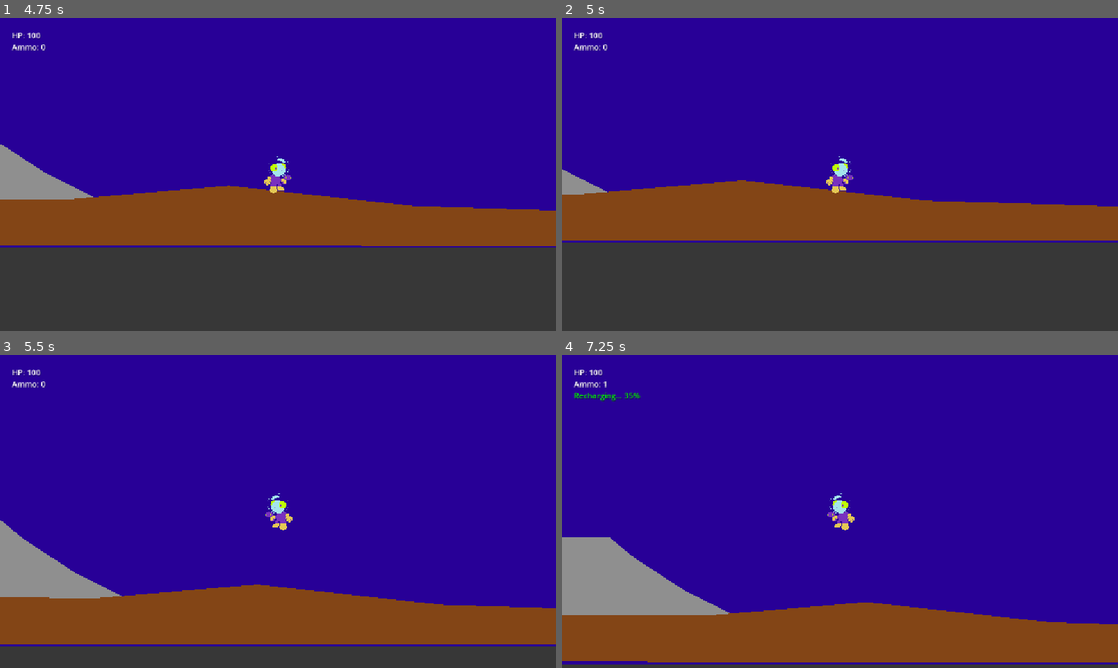
Above: before the commit, frames 1-4 (two rows, left to right).
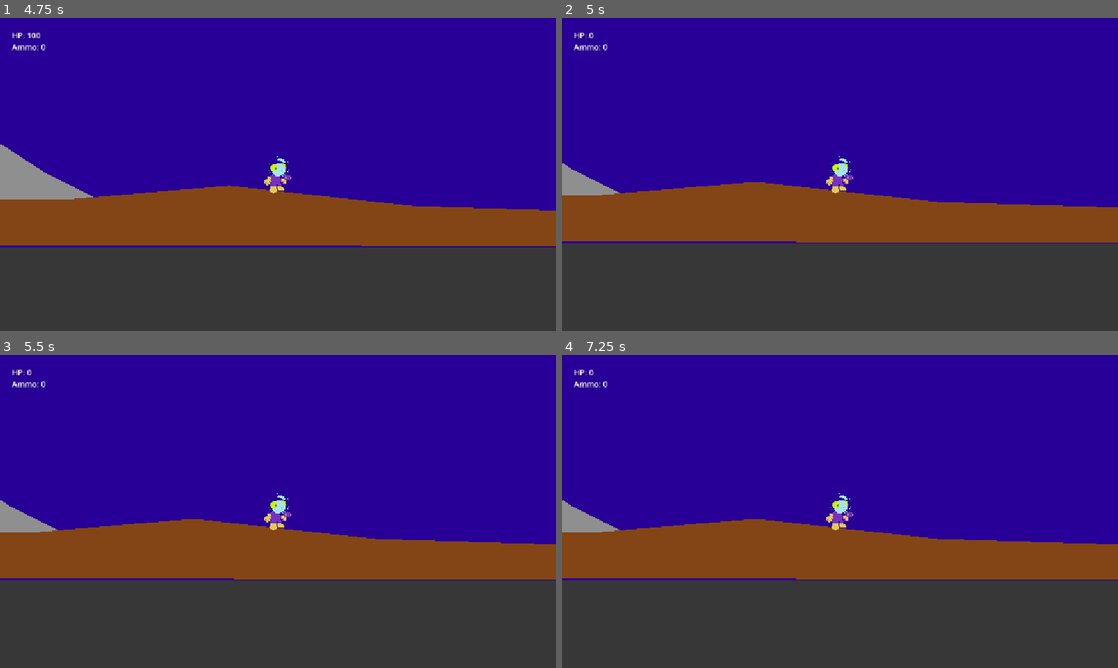
Above: after the commit, the same moments.

Repository: kv-mod3/FightClub-SpacePirates
Game: Godot game, scene res://levels/title_menu.tscn
Two runs of this game, one before a commit and one after it. Both use one fixed random seed, a clock stepped at 60 frames per second and the inputs below.
Inputs:
- Up to frame 1 (4.75 s): click "Start Game" at 0.5 s; tap Enter (shoot) at 1.25, 1.35, 2.1, 2.85, 3.6, 4.35 s; hold D (right) 1.28-2.78 s; tap Space (jump) at 1.52, 2.27, 3.77, 4.52 s; hold A (left) 2.78-3.53 s; hold D (right) from 3.53 s (still down)
- Up to frame 2 (5 s): keep holding D (right); tap K (debug, bound only after the commit) at 4.9 s
- Up to frame 3 (5.5 s): release D (right) at 5.03 s; hold A (left) from 5.03 s (still down); tap Enter (shoot) at 5.1 s; tap Space (jump) at 5.27 s
- Up to frame 4 (7.25 s): release A (left) at 5.78 s; hold D (right) 5.78-6.53 s; tap Enter (shoot) at 5.85, 6.6 s; hold A (left) from 6.53 s (still down); tap Space (jump) at 6.77 s

Frame 1 is identical in both runs. In frame 2, 1.2% of the frame differs, in the area x 0-100%, y 4-72%; in frame 3, 37%; in frame 4, 43%, in the area x 0-100%, y 4-99%.

Commit message:
adjusted debug key
Debug action set to K-key. Currently just sets the player health to 0 to test death-related events.

Diff:
--- a/project-space-pirates/objects/player/PlayerPlatformer/player_platformer.gd
+++ b/project-space-pirates/objects/player/PlayerPlatformer/player_platformer.gd
@@ -23,8 +23,8 @@
 	if is_dying == true: # Locks Player controls (including gravity).
 		return #Do not run any further code if true.
 
-	# NOTE: Remove debug control below.
-	if Input.is_action_just_pressed("up"):
+	# NOTE: Debug "K" key sets player health to 0. For debugging death-related events.
+	if Input.is_action_just_pressed("debug"):
 		PlayerVariables.health = 0
 		take_damage(0)
 
--- a/project-space-pirates/project.godot
+++ b/project-space-pirates/project.godot
@@ -72,6 +72,11 @@
 "events": [Object(InputEventKey,"resource_local_to_scene":false,"resource_name":"","device":-1,"window_id":0,"alt_press …(195 unchanged characters)…
 ]
 }
+debug={
+"deadzone": 0.2,
+"events": [Object(InputEventKey,"resource_local_to_scene":false,"resource_name":"","device":-1,"window_id":0,"alt_pressed":false,"shift_pressed":false,"ctrl_pressed":false,"meta_pressed":false,"pressed":false,"keycode":0,"physical_keycode":75,"key_label":0,"unicode":107,"location":0,"echo":false,"script":null)
+]
+}
 
 [layer_names]
 
